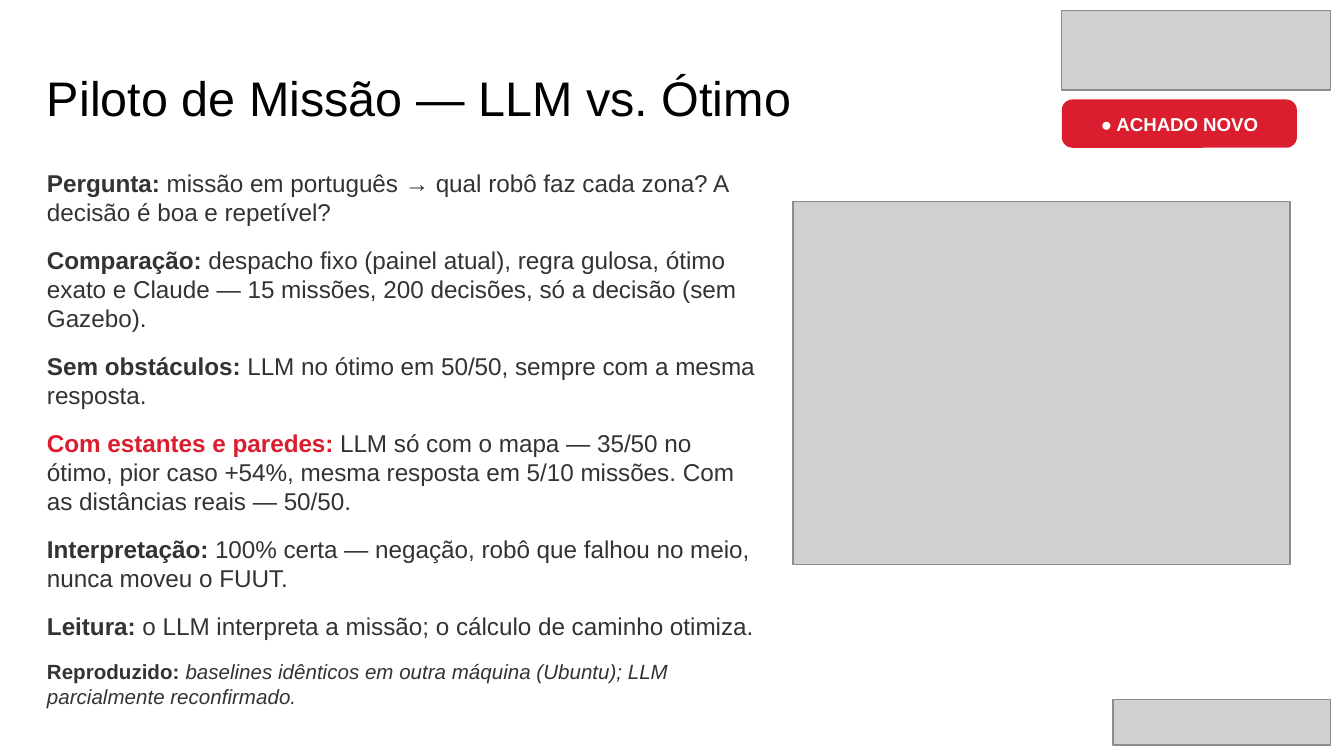
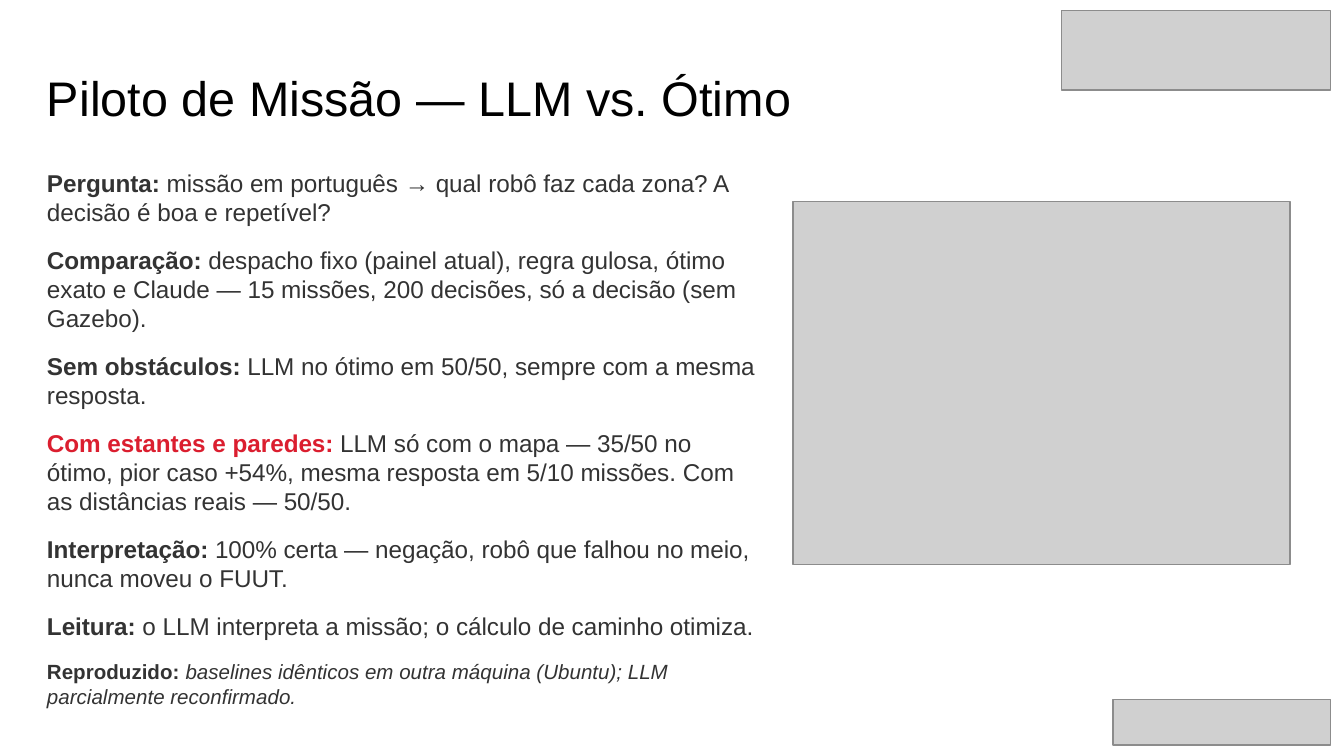
Before and after one commit to eduardowanderleyde/fleet-ui, a slide deck: slide 14 of disserta-apresenta/apresentacao_defesa.pptx. Drawn at 1344x756 pixels with LibreOffice and Linux fonts; fonts in the diff are those of the drawing; grey boxes stand for pictures. Boxes give left, top, right and bottom in pixels: in the first picture for what was removed or moved away, otherwise in the second. Text is boxed around its words. In the diff, an @@ line names an element or a change of style, - is before the commit and + after.

```diff
--- a/disserta-apresenta/apresentacao_defesa.pptx
+++ b/disserta-apresenta/apresentacao_defesa.pptx
@@ rounded rectangle removed at (x1=1062, y1=99, x2=1297, y2=148) @@
@@ text removed at (x1=1116, y1=118, x2=1258, y2=131) @@
-● ACHADO NOVO
```
Also in this commit, not shown: 10 other slides changed.
